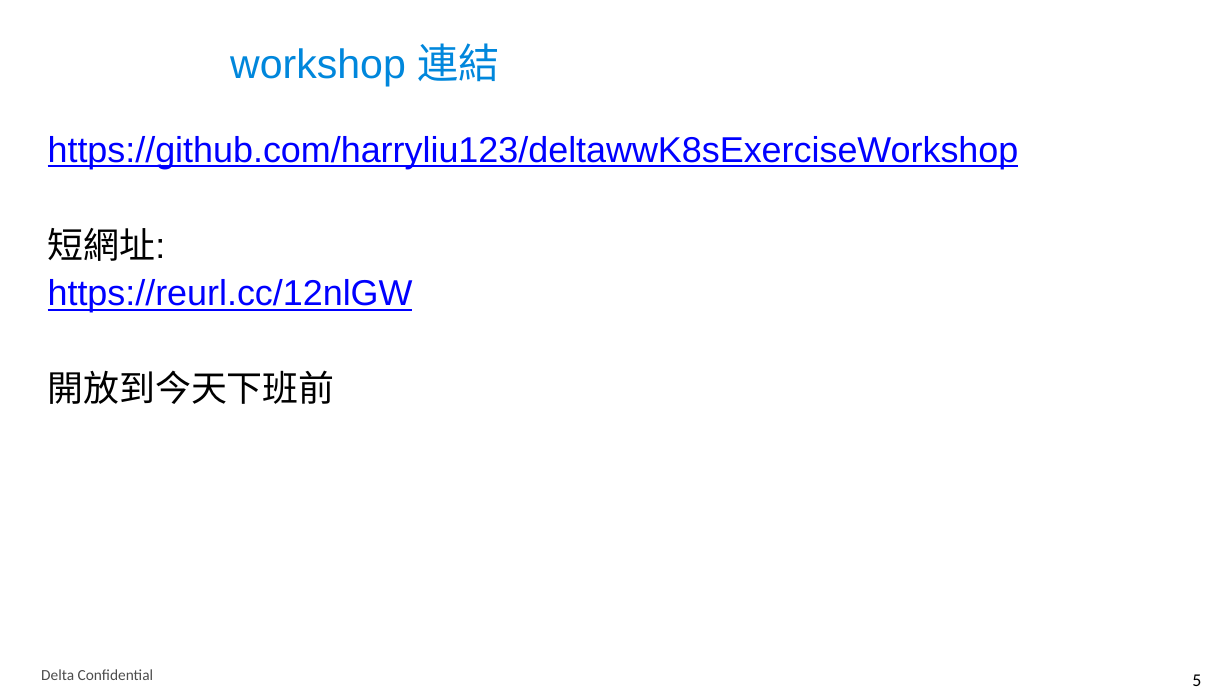
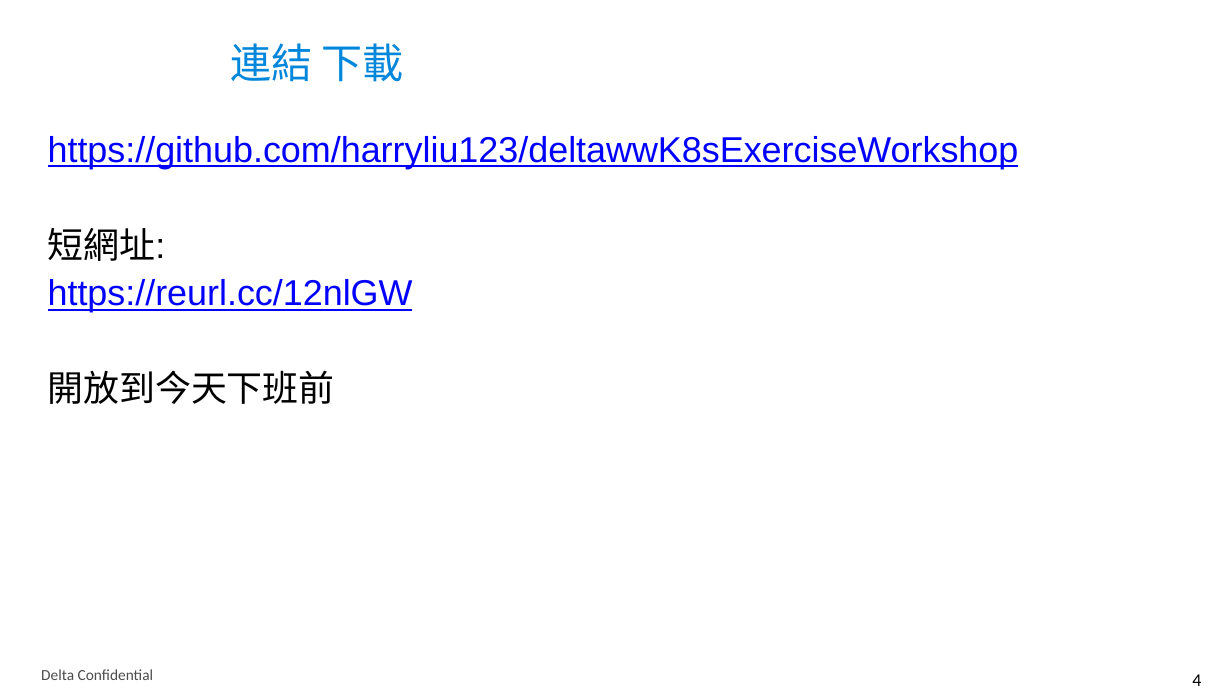
Before and after one commit to thiefjim/deltawwK8sExerciseWorkshop, a slide deck: slide 4 of K8s Exercise workshop.pptx (slide 5 before the commit). Drawn at 1232x693 pixels with LibreOffice and Linux fonts; fonts in the diff are those of the drawing; background and template pictures are left out. Boxes give left, top, right and bottom in pixels: in the first picture for what was removed or moved away, otherwise in the second. Text is boxed around its words. In the diff, an @@ line names an element or a change of style, - is before the commit and + after.

Commit message:
update: pptx

```diff
--- a/K8s Exercise workshop.pptx
+++ b/K8s Exercise workshop.pptx
@@ title at box(230, 43, 404, 82): text changed @@
-workshop 連結
+連結 下載
@@ page number at box(1192, 674, 1201, 686): text changed @@
-5
+4
```
Also in this commit, not shown: 1 other slide changed.
